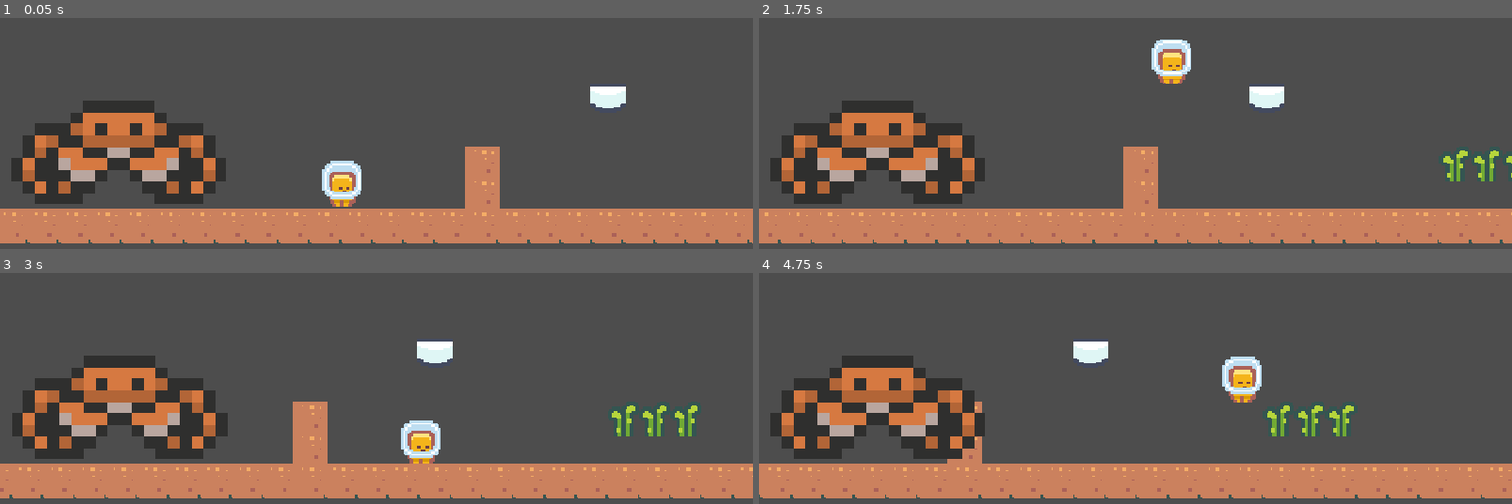
Above: before the commit, frames 1-4 (two rows, left to right).
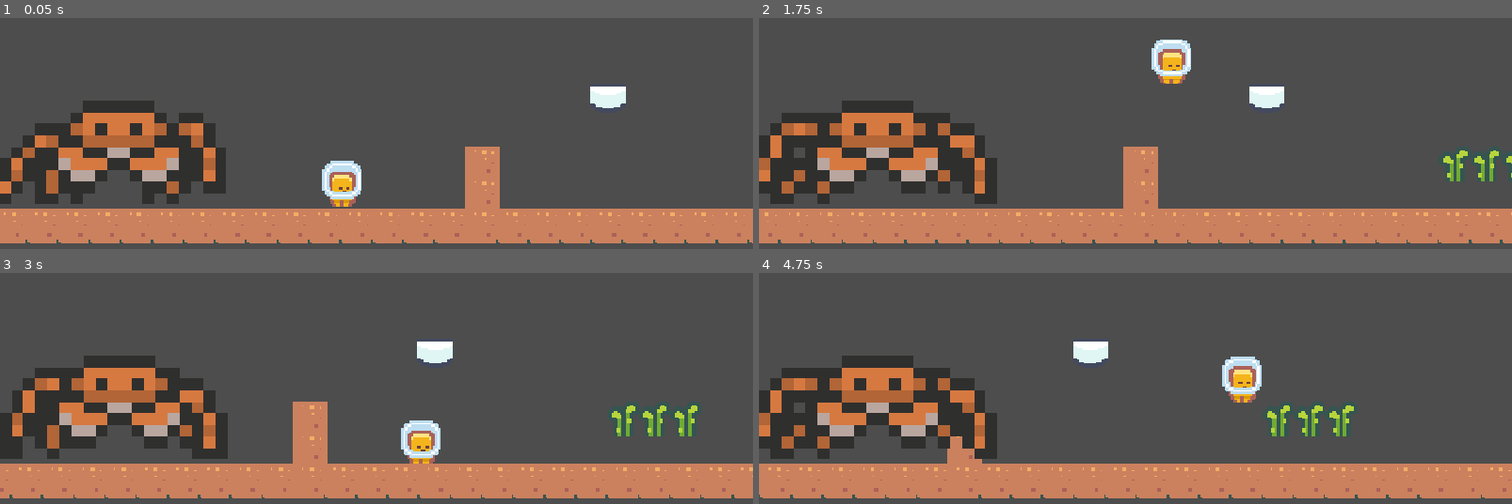
Above: after the commit, the same moments.

Repository: enreysen/GameDevProject1
Game: Godot game, scene res://Scenes/main.tscn
The game is run twice, just before and just after one commit, with the same random seed, the same clock (stepped at 60 frames per second) and the same inputs.
Inputs:
- Up to frame 1 (0.05 s): no input
- Up to frame 2 (1.75 s): hold D (move_right) from 0.53 s (still down); tap Space (jump) at 0.77, 1.52 s
- Up to frame 3 (3 s): release D (move_right) at 2.03 s; hold A (move_left) 2.03-2.78 s; hold D (move_right) from 2.78 s (still down)
- Up to frame 4 (4.75 s): tap Space (jump) at 3.02, 3.77, 4.52 s; release D (move_right) at 4.28 s; hold A (move_left) from 4.28 s (still down)

The runs differ from the first frame. In frame 1, 2.8% of the frame differs, in the area x 0-30%, y 41-81%; in frame 2, 4.3%, in the area x 0-32%, y 41-81%; in frame 3, 3.4%; in frame 4, 4.3%.

Commit message:
crab animation and remove player

Diff:
--- a/Scenes/crab.tscn
+++ b/Scenes/crab.tscn
@@ -3,7 +3,45 @@
 [ext_resource type="Texture2D" uid="uid://hf0ajxgn6i20" path="res://Sprites/Entities/Crab Sprite Sheet.png" id="1_rxqea"]
 
 [sub_resource type="RectangleShape2D" id="RectangleShape2D_rxqea"]
-size = Vector2(111, 58)
+size = Vector2(113, 53)
+
+[sub_resource type="Animation" id="Animation_384rs"]
+length = 0.001
+tracks/0/type = "value"
+tracks/0/imported = false
+tracks/0/enabled = true
+tracks/0/path = NodePath("Sprite2D:frame")
+tracks/0/interp = 1
+tracks/0/loop_wrap = true
+tracks/0/keys = {
+"times": PackedFloat32Array(0),
+"transitions": PackedFloat32Array(1),
+"update": 1,
+"values": [5]
+}
+
+[sub_resource type="Animation" id="Animation_rxqea"]
+resource_name = "crab_walking"
+length = 1.0333333
+loop_mode = 1
+tracks/0/type = "value"
+tracks/0/imported = false
+tracks/0/enabled = true
+tracks/0/path = NodePath("Sprite2D:frame")
+tracks/0/interp = 1
+tracks/0/loop_wrap = true
+tracks/0/keys = {
+"times": PackedFloat32Array(-0.16666672, 0.033333287, 0.29999995, 0.5666666, 0.8333333),
+"transitions": PackedFloat32Array(1, 1, 1, 1, 1),
+"update": 1,
+"values": [3, 4, 5, 6, 7]
+}
+
+[sub_resource type="AnimationLibrary" id="AnimationLibrary_384rs"]
+_data = {
+&"RESET": SubResource("Animation_384rs"),
+&"crab_walking": SubResource("Animation_rxqea")
+}
 
 [node name="Crab" type="Area2D" unique_id=2141718950]
 
@@ -13,7 +51,11 @@
 texture = ExtResource("1_rxqea")
 hframes = 4
 vframes = 4
+frame = 5
 
 [node name="CollisionShape2D" type="CollisionShape2D" parent="." unique_id=1706575480]
-position = Vector2(-81.5, -29)
+position = Vector2(-81.5, -27)
 shape = SubResource("RectangleShape2D_rxqea")
+
+[node name="AnimationPlayer" type="AnimationPlayer" parent="." unique_id=388061669]
+libraries/ = SubResource("AnimationLibrary_384rs")
--- a/Scenes/main.tscn
+++ b/Scenes/main.tscn
@@ -10,7 +10,7 @@
 
 [node name="Main" type="Node2D" unique_id=1515015212]
 
-[node name="Player" parent="." unique_id=67976220 instance=ExtResource("1_jjvhh")]
+[node name="Player" parent="." unique_id=67976220 groups=["Player"] instance=ExtResource("1_jjvhh")]
 position = Vector2(192, 531)
 script = ExtResource("2_kry3j")
 
@@ -26,3 +26,5 @@
 [node name="Crab" parent="." unique_id=2141718950 instance=ExtResource("6_21xkr")]
 position = Vector2(159, 541)
 script = ExtResource("7_6bp64")
+
+[connection signal="body_entered" from="Crab" to="Crab" method="_on_body_entered"]
--- a/Scripts/crab.gd
+++ b/Scripts/crab.gd
@@ -2,6 +2,7 @@
 
 @export var move_direction: Vector2
 @export var move_speed : float = 20
+@onready var anim : AnimationPlayer = $AnimationPlayer
 
 # Called when the node enters the scene tree for the first time.
 func _ready() -> void:
@@ -10,8 +11,18 @@
 func _process(delta: float) -> void:
 	position.x += 0.5
 
+	_manage_animation()
+
 func _on_body_entered(body: Node2D) -> void:
-	if not body.is_in_group("Player"):
-		return
+	if body.is_in_group("Player"):
+		body.queue_free()
+		print("Remove Player")
 
-	print("Deal Damage to Player")
+		# wait 2 seconds
+		await get_tree().create_timer(2.0).timeout
+
+		# restart level, later on I'll add ending scene if I have time
+		get_tree().reload_current_scene()
+
+func _manage_animation():
+	anim.play("crab_walking")
--- a/Scripts/player.gd
+++ b/Scripts/player.gd
@@ -26,11 +26,9 @@
 	# idea is player keeps moving forward
 	# they move faster if looking right, slower if looking left
 	if move_input == 1.0:
-		print("looing right")
 		velocity.x = 2 * move_speed
 	elif move_input == -1.0:
 		velocity.x = move_speed * 0.5
-		print("looking left")
 	else:
 		velocity.x = move_speed
 
